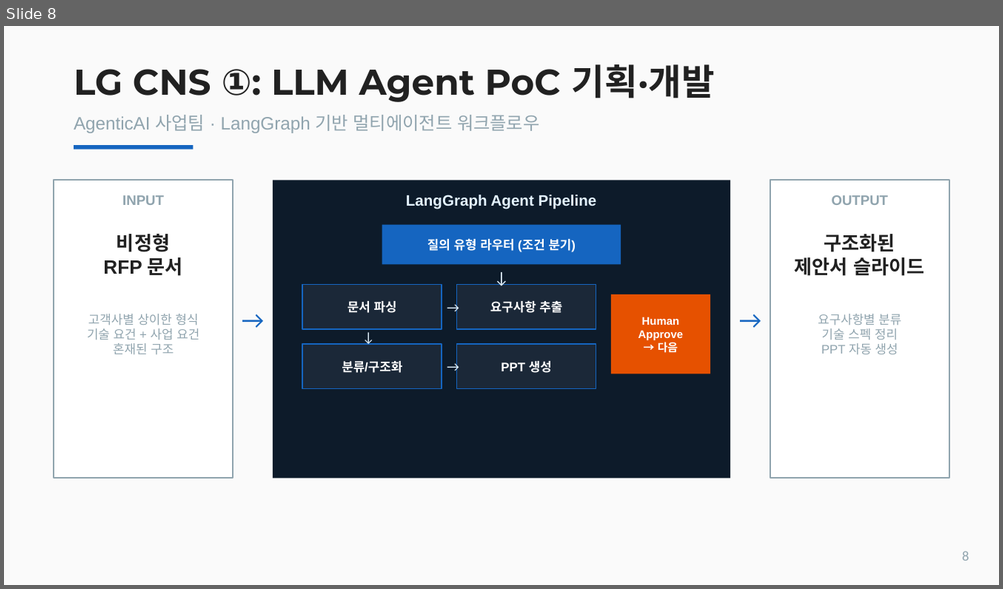
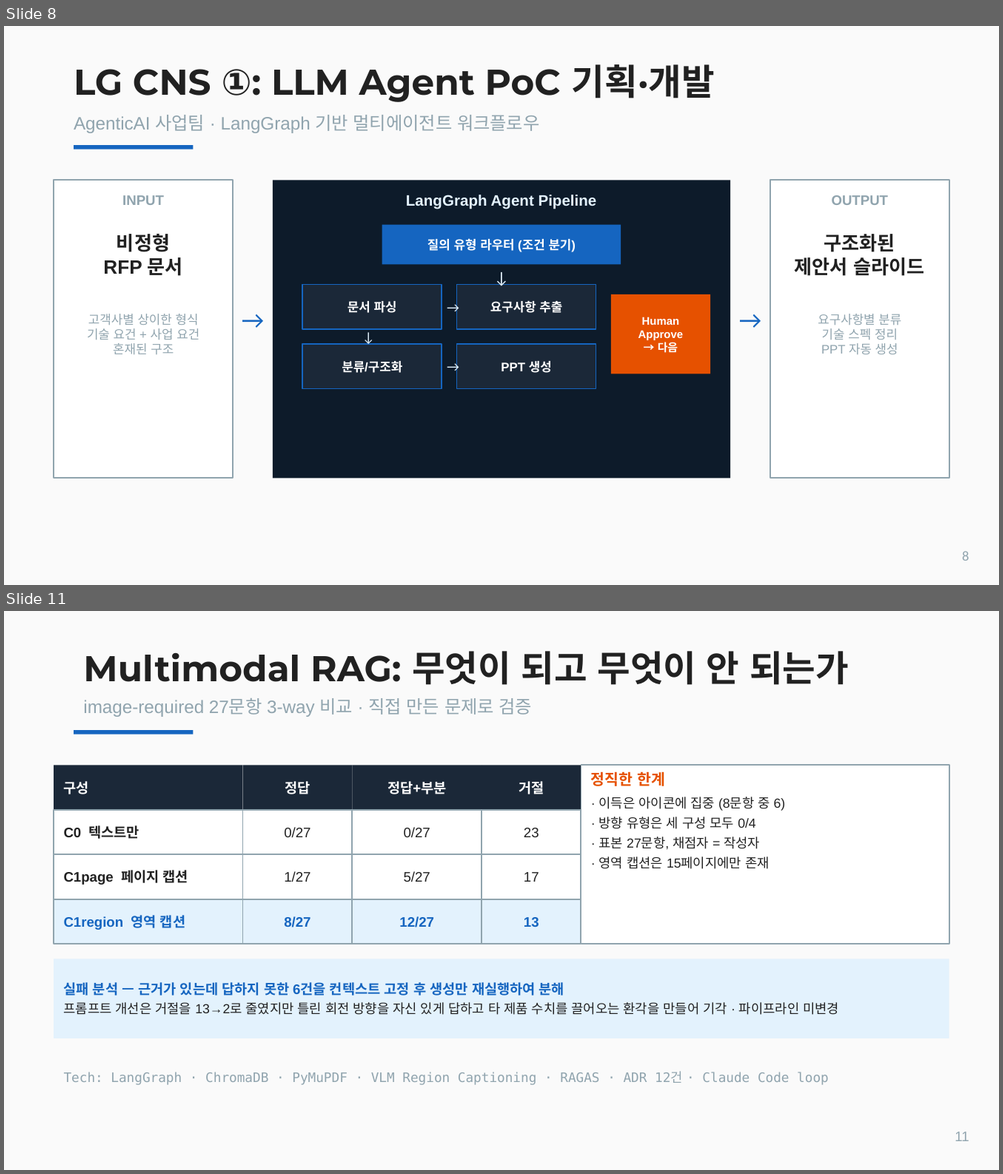
Before and after one commit to hawe66/hawe66.github.io, a slide deck: data/포트폴리오_조영하.pptx. Shown one above the other, each under a label of ours: slide 8 before the commit, slides 8 and 11 after it; the slides between them are not shown. The pictures are 1003x589 and 1003x1174 pixels, drawn with LibreOffice and Linux fonts; fonts in the diff are those of the drawing. Boxes give left, top, right and bottom in pixels: in the first picture for what was removed or moved away, otherwise in the second. Text is boxed around its words. In the diff, an @@ line names an element or a change of style, - is before the commit and + after.

```diff
--- a/data/포트폴리오_조영하.pptx
+++ b/data/포트폴리오_조영하.pptx
@@ slide 11 added at (4,611,999,1170), background #FAFAFA @@
@@ text added at (83,651,848,685), 26 pt, text #212121, bold @@
+Multimodal RAG: 무엇이 되고 무엇이 안 되는가
@@ text added at (83,698,532,717), 13 pt, text #90A4AE @@
+image-required 27문항 3-way 비교 · 직접 만든 문제로 검증
@@ rectangle added at (74,730,193,735), fill #1565C0 @@
@@ rectangle added at (54,765,243,810), fill #1B2838, 10 pt, text #FFFFFF, bold @@
+구성
@@ rectangle added at (243,765,352,810), fill #1B2838, 10 pt, text #FFFFFF, bold @@
+정답
@@ rectangle added at (352,765,481,810), fill #1B2838, 10 pt, text #FFFFFF, bold @@
+정답+부분
@@ rectangle added at (481,765,581,810), fill #1B2838, 10 pt, text #FFFFFF, bold @@
+거절
@@ rectangle added at (581,765,949,944), fill #FFFFFF, outline #90A4AE 1 pt, 9.5 pt, text #212121 @@
+정직한 한계
+· 이득은 아이콘에 집중 (8문항 중 6)
+· 방향 유형은 세 구성 모두 0/4
+· 표본 27문항, 채점자 = 작성자
+· 영역 캡션은 15페이지에만 존재
@@ rectangle added at (54,810,243,854), fill #FFFFFF, outline #90A4AE 1 pt, 10 pt, text #212121, bold @@
+C0 텍스트만
@@ rectangle added at (243,810,352,854), fill #FFFFFF, outline #90A4AE 1 pt, 10 pt, text #212121 @@
+0/27
@@ rectangle added at (352,810,481,854), fill #FFFFFF, outline #90A4AE 1 pt, 10 pt, text #212121 @@
+0/27
@@ rectangle added at (481,810,581,854), fill #FFFFFF, outline #90A4AE 1 pt, 10 pt, text #212121 @@
+23
@@ rectangle added at (54,854,243,900), fill #FFFFFF, outline #90A4AE 1 pt, 10 pt, text #212121, bold @@
+C1page 페이지 캡션
@@ rectangle added at (243,854,352,900), fill #FFFFFF, outline #90A4AE 1 pt, 10 pt, text #212121 @@
+1/27
@@ rectangle added at (352,854,481,900), fill #FFFFFF, outline #90A4AE 1 pt, 10 pt, text #212121 @@
+5/27
@@ rectangle added at (481,854,581,900), fill #FFFFFF, outline #90A4AE 1 pt, 10 pt, text #212121 @@
+17
@@ rectangle added at (54,900,243,944), fill #E3F2FD, outline #90A4AE 1 pt, 10 pt, text #1565C0, bold @@
+C1region 영역 캡션
@@ rectangle added at (243,900,352,944), fill #E3F2FD, outline #90A4AE 1 pt, 10 pt, text #1565C0, bold @@
+8/27
@@ rectangle added at (352,900,481,944), fill #E3F2FD, outline #90A4AE 1 pt, 10 pt, text #1565C0, bold @@
+12/27
@@ rectangle added at (481,900,581,944), fill #E3F2FD, outline #90A4AE 1 pt, 10 pt, text #1565C0, bold @@
+13
@@ rectangle added at (54,959,949,1039), fill #E3F2FD, 9.5 pt, text #212121 @@
+실패 분석 — 근거가 있는데 답하지 못한 6건을 컨텍스트 고정 후 생성만 재실행하여 분해
+프롬프트 개선은 거절을 13→2로 줄였지만 틀린 회전 방향을 자신 있게 답하고 타 제품 수치를 끌어오는 환각을 만들어 기각 · 파이프라인 미변경
@@ text added at (64,1072,828,1085), 9.5 pt, text #90A4AE @@
+Tech: LangGraph · ChromaDB · PyMuPDF · VLM Region Captioning · RAGAS · ADR 12건 · Claude Code loop
@@ text added at (954,1132,968,1142), 10 pt, text #90A4AE @@
+11
```
Also in this commit, not shown: 5 slides changed, 1 other slide added, 3 other files.
